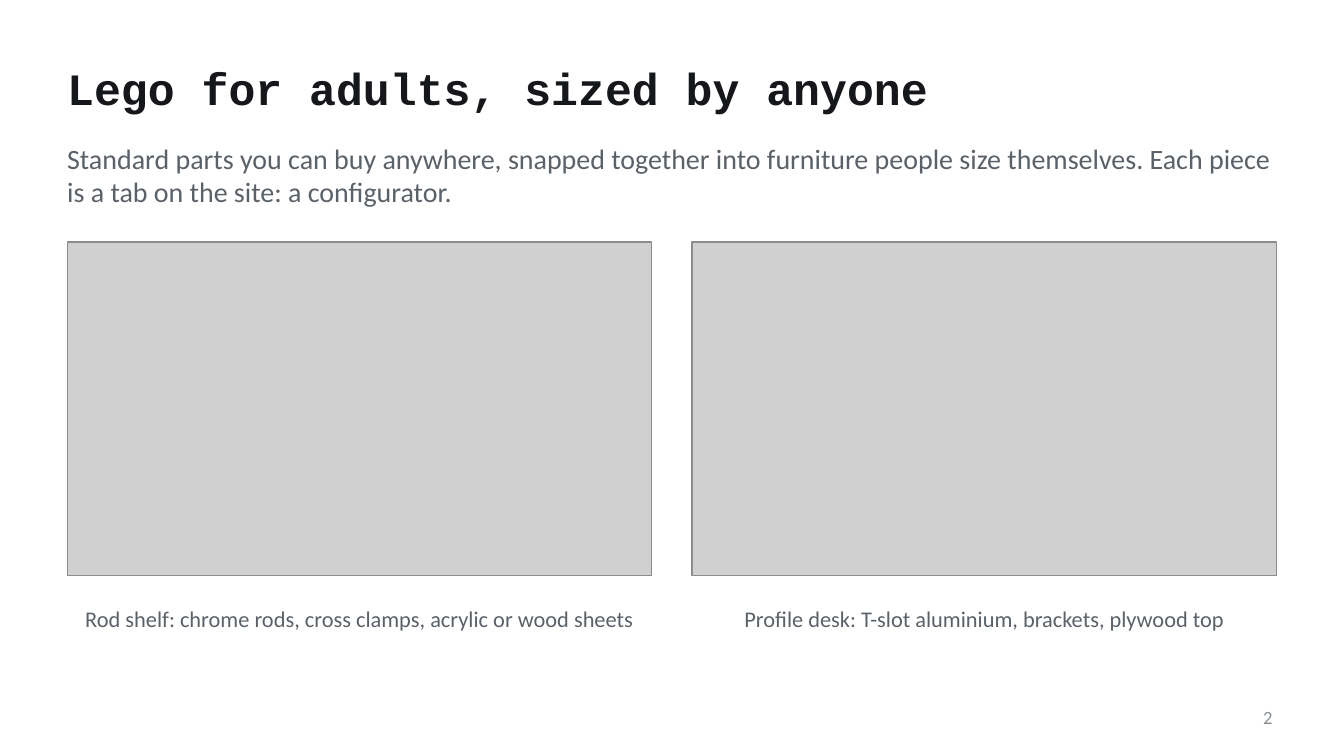
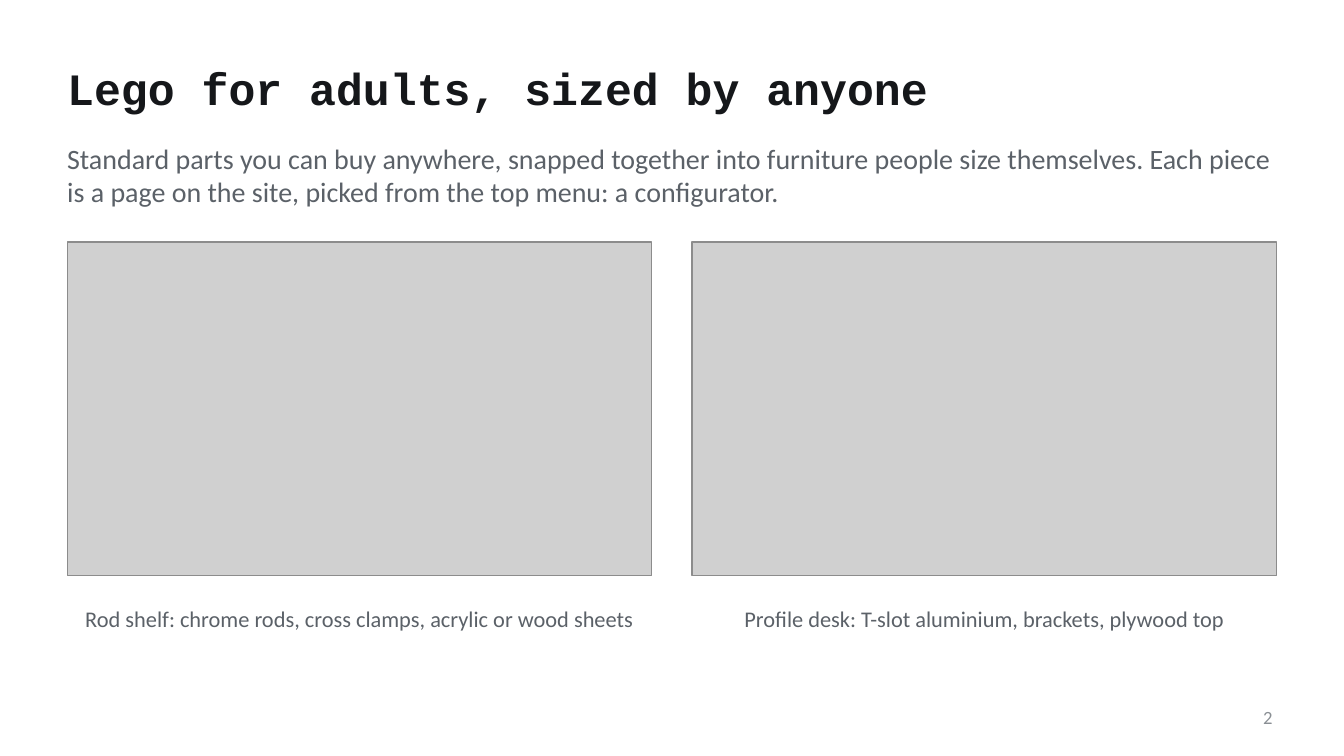
Before and after one commit to mfprado/acrylic-furniture, a slide deck: slide 2 of docs/contributing-guide.pptx. Drawn at 1344x756 pixels with LibreOffice and Linux fonts; fonts in the diff are those of the drawing; grey boxes stand for pictures. Boxes give left, top, right and bottom in pixels: in the first picture for what was removed or moved away, otherwise in the second. Text is boxed around its words. In the diff, an @@ line names an element or a change of style, - is before the commit and + after.

```diff
--- a/docs/contributing-guide.pptx
+++ b/docs/contributing-guide.pptx
@@ text at [67,149,1270,207]: text changed @@
-Standard parts you can buy anywhere, snapped together into furniture people size themselves. Each piece is a tab on the site: a configurator.
+Standard parts you can buy anywhere, snapped together into furniture people size themselves. Each piece is a page on the site, picked from the top menu: a configurator.
```
Also in this commit, not shown: 2 other slides changed, 4 other files.
